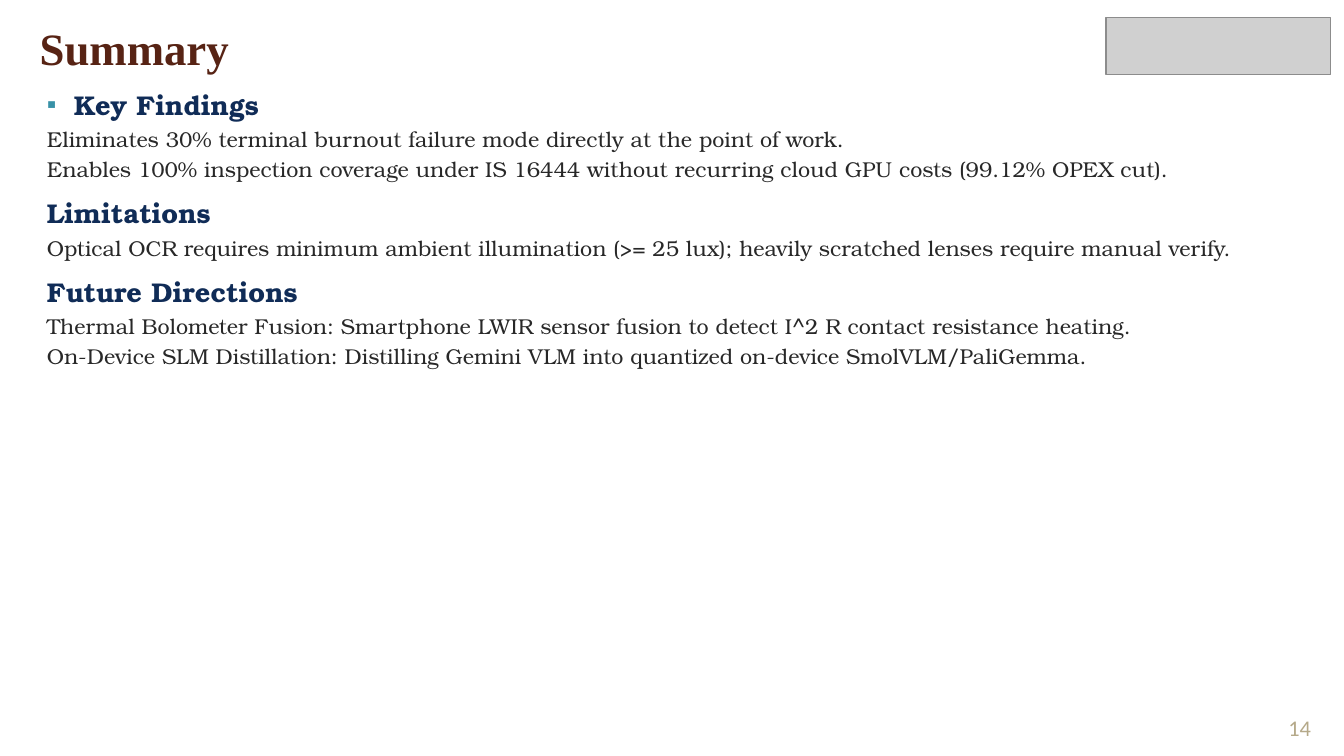
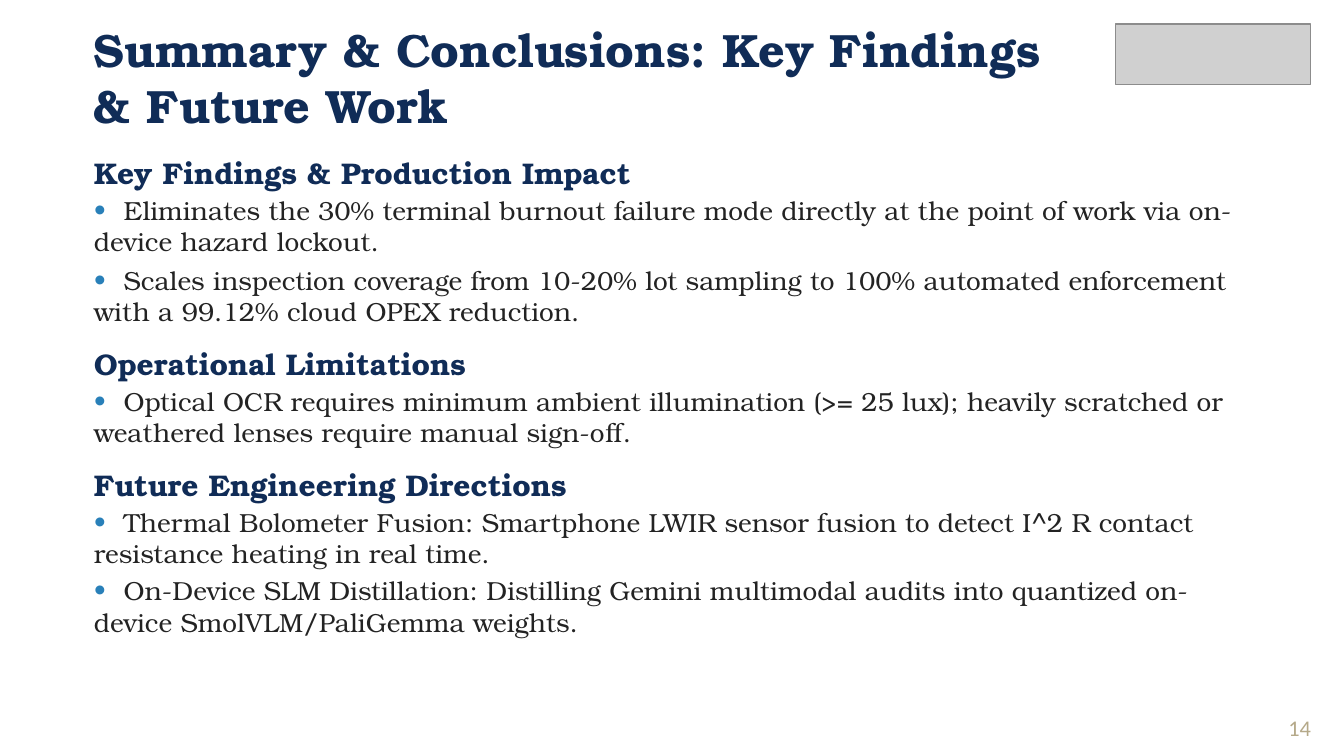
Before and after one commit to frankmathewsajan/psychic-spark, a slide deck: slide 14 of docs/presentation/Capstone_Final_Review_Presentation.pptx. Drawn at 1344x756 pixels with LibreOffice and Linux fonts; fonts in the diff are those of the drawing; grey boxes stand for pictures; background and template pictures are left out. Boxes give left, top, right and bottom in pixels: in the first picture for what was removed or moved away, otherwise in the second. Text is boxed around its words. In the diff, an @@ line names an element or a change of style, - is before the commit and + after.

Commit message:
fix(presentation-report): diagonal logo scaling, uniform bullets, abbreviations split, and layout perfection

```diff
--- a/docs/presentation/Capstone_Final_Review_Presentation.pptx
+++ b/docs/presentation/Capstone_Final_Review_Presentation.pptx
@@ picture: place and size @@
-picture at (1106, 17, 1331, 74)
+picture at (1116, 24, 1310, 85)
@@ text at (94, 31, 1040, 124): text changed; size 24 to 25 pt; font Times New Roman to TeX Gyre Bonum; text colour #572314 to #102C57 @@
-Summary
+Summary & Conclusions: Key Findings & Future Work
@@ text at (94, 161, 1231, 638): text changed; size 11.5 to 14 pt; text colour #282828 to #232323 @@
-▪ Key Findings
-Eliminates 30% terminal burnout failure mode directly at the point of work.
-Enables 100% inspection coverage under IS 16444 without recurring cloud GPU costs (99.12% OPEX cut).
-Limitations
-Optical OCR requires minimum ambient illumination (>= 25 lux); heavily scratched lenses require manual verify.
-Future Directions
-Thermal Bolometer Fusion: Smartphone LWIR sensor fusion to detect I^2 R contact resistance heating.
-On-Device SLM Distillation: Distilling Gemini VLM into quantized on-device SmolVLM/PaliGemma.
+Key Findings & Production Impact
+• Eliminates the 30% terminal burnout failure mode directly at the point of work via on-device hazard lockout.
+• Scales inspection coverage from 10-20% lot sampling to 100% automated enforcement with a 99.12% cloud OPEX reduction.
+Operational Limitations
+• Optical OCR requires minimum ambient illumination (>= 25 lux); heavily scratched or weathered lenses require manual sign-off.
+Future Engineering Directions
+• Thermal Bolometer Fusion: Smartphone LWIR sensor fusion to detect I^2 R contact resistance heating in real time.
+• On-Device SLM Distillation: Distilling Gemini multimodal audits into quantized on-device SmolVLM/PaliGemma weights.
```
Also in this commit, not shown: 15 other slides changed, 4 other files.
